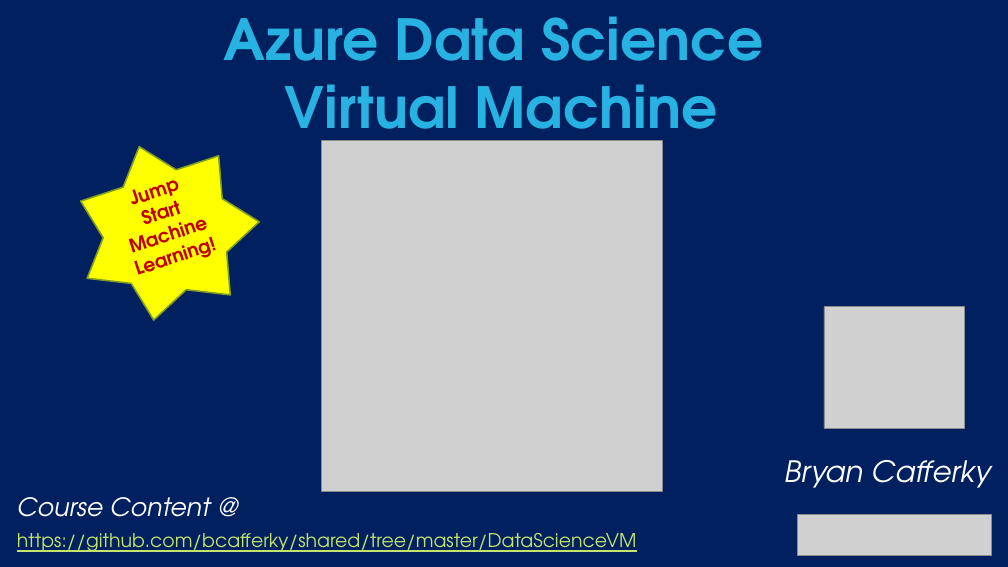
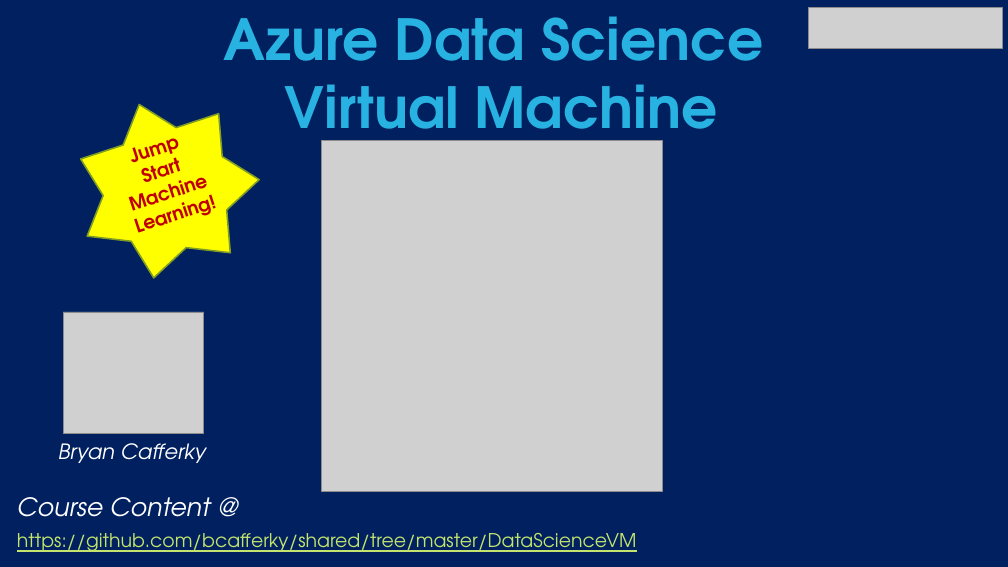
Before and after one commit to bcafferky/shared, a slide deck: slide 1 of AzureDSVM/AzureDataScienceVirtualMachine.pptx. Drawn at 1008x567 pixels with LibreOffice and Linux fonts; fonts in the diff are those of the drawing; grey boxes stand for pictures; background and template pictures are left out. Boxes give left, top, right and bottom in pixels: in the first picture for what was removed or moved away, otherwise in the second. Text is boxed around its words. In the diff, an @@ line names an element or a change of style, - is before the commit and + after.

```diff
--- a/AzureDSVM/AzureDataScienceVirtualMachine.pptx
+++ b/AzureDSVM/AzureDataScienceVirtualMachine.pptx
@@ picture: place and size @@
-picture at (798,515,991,557)
+picture at (809,8,1003,49)
@@ star "Jump": place and size @@
-star "Jump" at (53,118,278,336)
+star "Jump" at (53,76,278,294)
@@ picture: place and size @@
-picture at (824,307,965,429)
+picture at (63,312,203,434)
@@ text "Bryan Cafferky": place and size @@
-text "Bryan Cafferky" at (785,460,991,488)
+text "Bryan Cafferky" at (58,443,206,463)
@@ text "Bryan Cafferky" at (58,443,206,463): size 28 to 20 pt @@
```
Also in this commit, not shown: 2 other slides changed, 1 other file.
